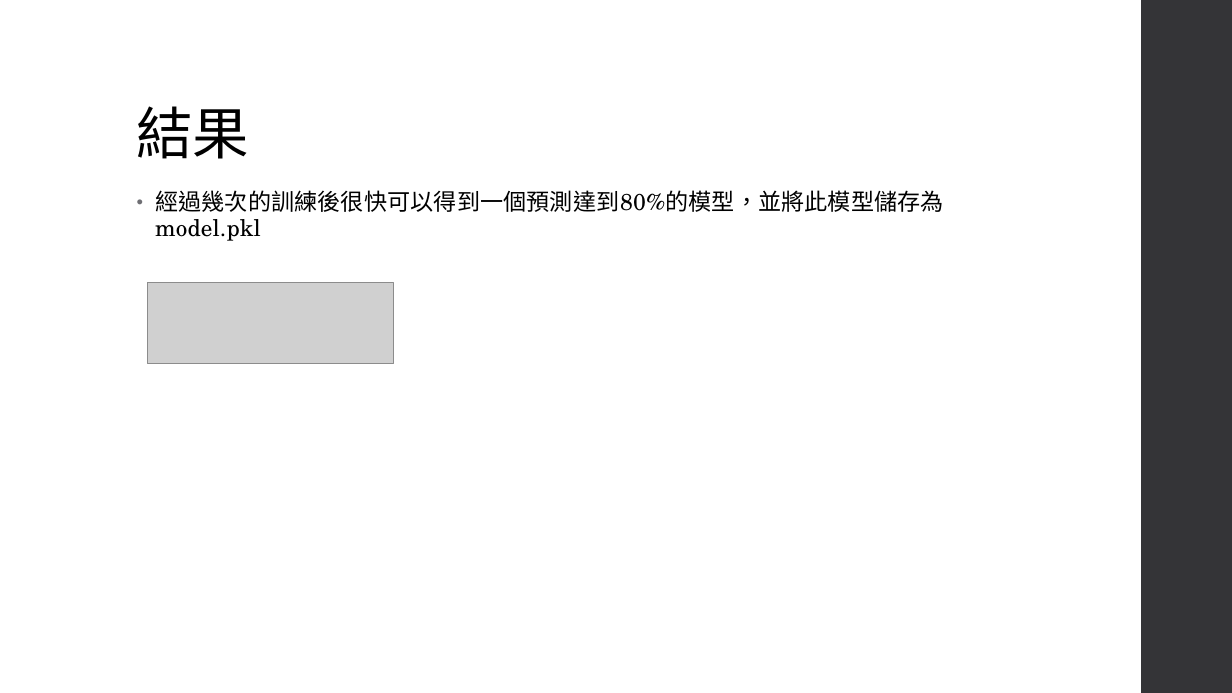
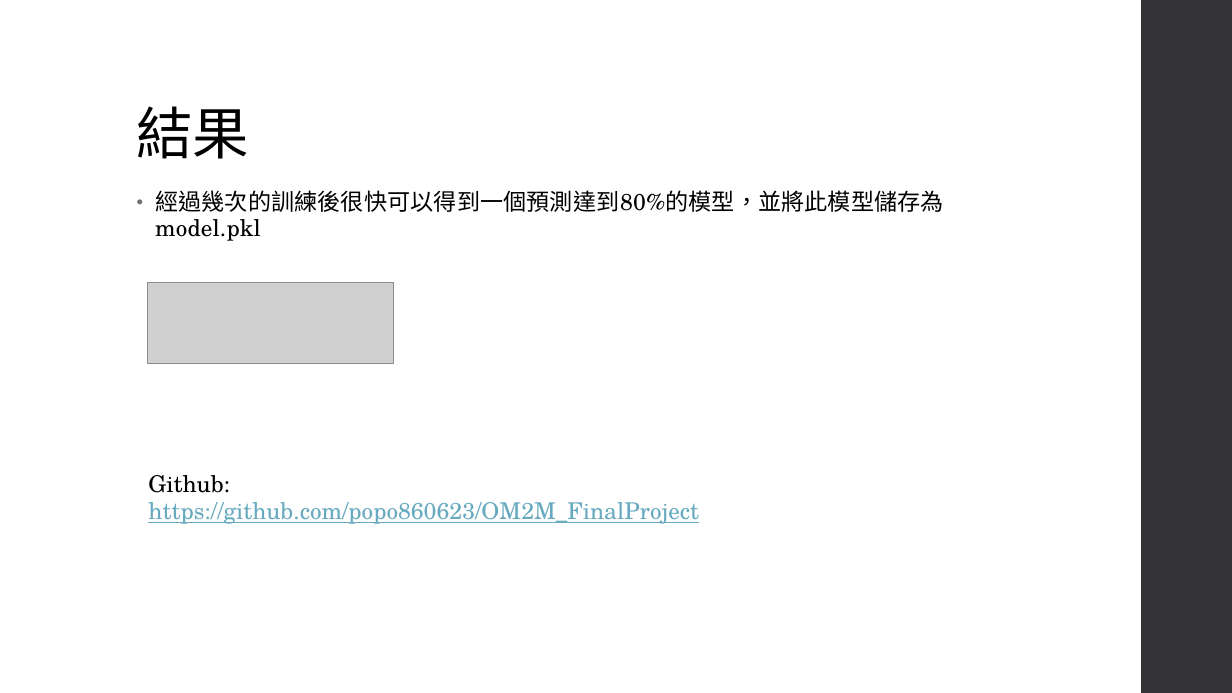
Before and after one commit to popo860623/OM2M_FinalProject, a slide deck: slide 16 of P76081027_薛閔豪_2_final_project.pptx. Drawn at 1232x693 pixels with LibreOffice and Linux fonts; fonts in the diff are those of the drawing; grey boxes stand for pictures. Boxes give left, top, right and bottom in pixels: in the first picture for what was removed or moved away, otherwise in the second. Text is boxed around its words. In the diff, an @@ line names an element or a change of style, - is before the commit and + after.

```diff
--- a/P76081027_薛閔豪_2_final_project.pptx
+++ b/P76081027_薛閔豪_2_final_project.pptx
@@ text added at (148,475,699,524), 18 pt, text #67AABF, underline @@
+Github:
+https://github.com/popo860623/OM2M_FinalProject
```
